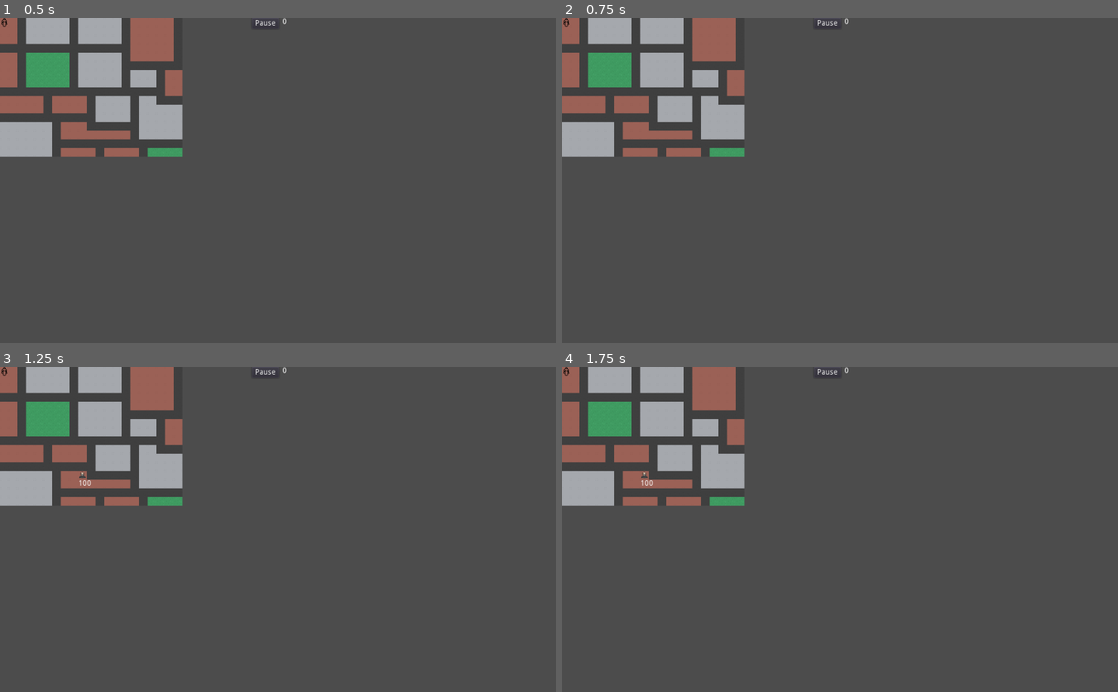
Above: before the commit, frames 1-4 (two rows, left to right).
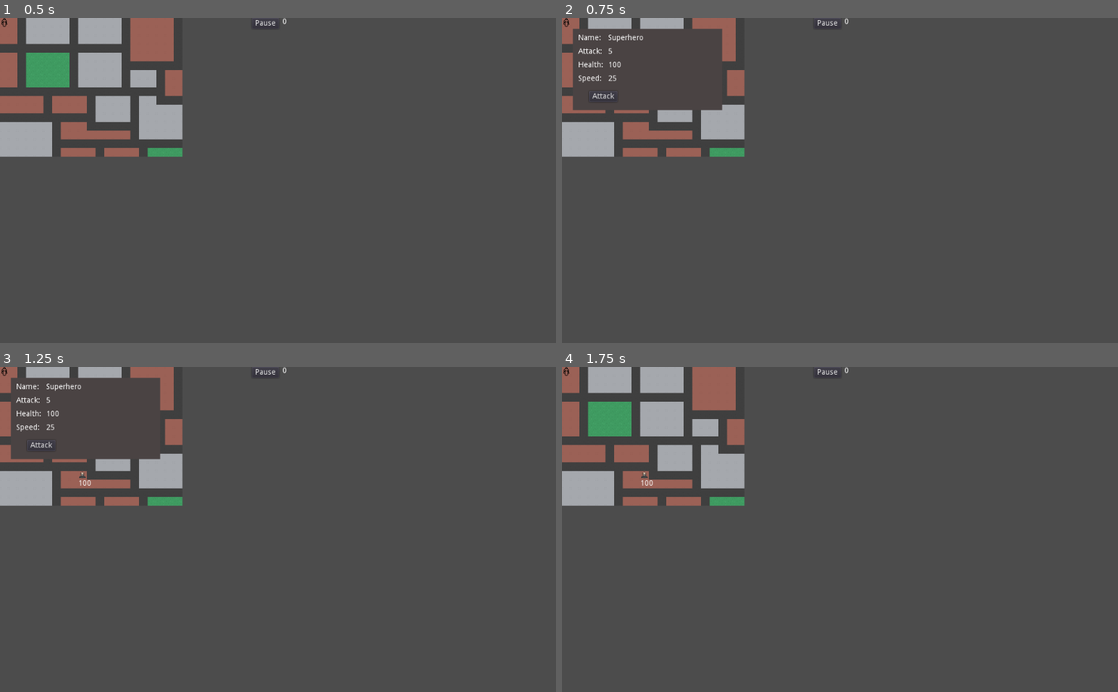
Above: after the commit, the same moments.

Repository: rachd/superhero-dispatcher
Game: Godot game, scene res://Main.tscn
The game is run twice, just before and just after one commit, with the same random seed, the same clock (stepped at 60 frames per second) and the same inputs.
Inputs (mouse positions are in pixels of both pictures, inside the frame that each line leads up to):
- Up to frame 1 (0.5 s): no input
- Up to frame 2 (0.75 s): tap Enter at 0.5 s; move the mouse to (567, 21) at 0.52 s; click (567, 21) at 0.67 s
- Up to frame 3 (1.25 s): no input
- Up to frame 4 (1.75 s): click (600, 445) at 1.25 s, where only the run after the commit has a clickable "Attack"

Frame 1 is identical in both runs. In frame 2, 4.6% of the frame differs, in the area x 1-29%, y 3-29%; in frame 3, 4.6%; in frame 4, nothing differs.

Commit message:
show info panel

Diff:
--- a/Hero.gd
+++ b/Hero.gd
@@ -3,6 +3,9 @@
 var direction : Vector2 = Vector2.ZERO
 var speed = 25
 var target_position: Vector2
+
+var info_panel_scene = preload("res://HeroPanel.tscn")
+var info_panel
 
 signal hero_selected(hero)
 
@@ -13,6 +16,28 @@
 		speed = 25
 
 func on_click():
+	info_panel = info_panel_scene.instance()
+	var panel_size = info_panel.get_size()
+	if position.x < panel_size.x:
+		info_panel.position.x = 20
+	else:
+		info_panel.position.x = position.x - 50
+	if position.y < panel_size.y:
+		info_panel.position.y = 20
+	else:
+		info_panel.position.y = position.y - 160
+	info_panel.set_speed(speed)
+	info_panel.set_health(100)
+	info_panel.set_attack(5)
+	info_panel.set_name("Superhero")
+	add_child(info_panel)
+
+func close_info_panel():
+	remove_child(info_panel)
+
+func on_attack_button_pressed():
+	print("clicked")
+	close_info_panel()
 	emit_signal("hero_selected", self)
 
 func _ready():
--- a/Hero.tscn
+++ b/Hero.tscn
@@ -1,27 +1,27 @@
 [gd_scene load_steps=5 format=2]
 
-[ext_resource path="res://assets/superhero.png" type="Texture" id=1]
-[ext_resource path="res://Hero.gd" type="Script" id=2]
+[ext_resource path="res://Hero.gd" type="Script" id=1]
+[ext_resource path="res://assets/superhero.png" type="Texture" id=2]
 [ext_resource path="res://ClickHandler.gd" type="Script" id=3]
 
-[sub_resource type="RectangleShape2D" id=2]
+[sub_resource type="RectangleShape2D" id=1]
 extents = Vector2( 8, 8 )
 
 [node name="Hero" type="KinematicBody2D"]
-script = ExtResource( 2 )
+script = ExtResource( 1 )
 
 [node name="Sprite" type="Sprite" parent="."]
 position = Vector2( 8, 8 )
 scale = Vector2( 0.03125, 0.03125 )
-texture = ExtResource( 1 )
+texture = ExtResource( 2 )
 
 [node name="CollisionShape2D" type="CollisionShape2D" parent="."]
 position = Vector2( 8, 8 )
-shape = SubResource( 2 )
+shape = SubResource( 1 )
 
 [node name="Area2D" type="Area2D" parent="."]
 script = ExtResource( 3 )
 
 [node name="CollisionShape2D2" type="CollisionShape2D" parent="Area2D"]
 position = Vector2( 8, 8 )
-shape = SubResource( 2 )
+shape = SubResource( 1 )
--- /dev/null
+++ b/HeroPanel.tscn
@@ -0,0 +1,71 @@
+[gd_scene load_steps=2 format=2]
+
+[ext_resource path="res://InfoPanel.gd" type="Script" id=1]
+
+[node name="Node2D" type="Node2D"]
+script = ExtResource( 1 )
+
+[node name="ColorRect" type="ColorRect" parent="."]
+margin_right = 275.0
+margin_bottom = 150.0
+color = Color( 0.294118, 0.266667, 0.266667, 1 )
+
+[node name="NameLabel" type="Label" parent="."]
+margin_left = 10.0
+margin_top = 10.0
+margin_right = 60.0
+margin_bottom = 30.0
+text = "Name:"
+
+[node name="AttackLabel" type="Label" parent="."]
+margin_left = 10.0
+margin_top = 35.0
+margin_right = 60.0
+margin_bottom = 55.0
+text = "Attack:"
+
+[node name="HealthLabel" type="Label" parent="."]
+margin_left = 10.0
+margin_top = 60.0
+margin_right = 60.0
+margin_bottom = 80.0
+text = "Health:"
+
+[node name="SpeedLabel" type="Label" parent="."]
+margin_left = 10.0
+margin_top = 85.0
+margin_right = 60.0
+margin_bottom = 105.0
+text = "Speed:"
+
+[node name="NameValue" type="Label" parent="."]
+margin_left = 65.0
+margin_top = 10.0
+margin_right = 265.0
+margin_bottom = 30.0
+
+[node name="AttackValue" type="Label" parent="."]
+margin_left = 65.0
+margin_top = 35.0
+margin_right = 265.0
+margin_bottom = 55.0
+
+[node name="HealthValue" type="Label" parent="."]
+margin_left = 65.0
+margin_top = 60.0
+margin_right = 265.0
+margin_bottom = 80.0
+
+[node name="SpeedValue" type="Label" parent="."]
+margin_left = 65.0
+margin_top = 85.0
+margin_right = 265.0
+margin_bottom = 105.0
+
+[node name="AttackButton" type="Button" parent="."]
+margin_left = 30.0
+margin_top = 115.0
+margin_right = 82.0
+margin_bottom = 135.0
+text = "Attack"
+[connection signal="pressed" from="AttackButton" to="." method="_on_AttackButton_pressed"]
--- /dev/null
+++ b/InfoPanel.gd
@@ -0,0 +1,26 @@
+extends Node2D
+
+func set_name(name):
+	$NameValue.text = name
+
+func set_attack(attack):
+	$AttackValue.text = str(attack)
+
+func set_health(health):
+	$HealthValue.text = str(health)
+
+func set_speed(speed):
+	$SpeedValue.text = str(speed)
+
+func get_size():
+	return $ColorRect.get_rect().size
+
+func _input(event):
+	if event is InputEventMouseButton and event.button_index == BUTTON_LEFT and event.pressed:
+		var click_position = event.position
+		var panel_size = $ColorRect.get_rect().size
+		if not (click_position.x >= position.x and click_position.x <= (position.x + panel_size.x) and click_position.y >= position.y and click_position.y <= (position.y + panel_size.y)):
+			get_parent().close_info_panel()
+
+func _on_AttackButton_pressed():
+	get_parent().on_attack_button_pressed()
--- a/Main.tscn
+++ b/Main.tscn
@@ -1,20 +1,20 @@
 [gd_scene load_steps=6 format=2]
 
 [ext_resource path="res://Main.gd" type="Script" id=1]
-[ext_resource path="res://Hud.tscn" type="PackedScene" id=2]
-[ext_resource path="res://VillainSpawner.tscn" type="PackedScene" id=3]
-[ext_resource path="res://Town.tscn" type="PackedScene" id=4]
+[ext_resource path="res://Town.tscn" type="PackedScene" id=2]
+[ext_resource path="res://Hud.tscn" type="PackedScene" id=3]
+[ext_resource path="res://VillainSpawner.tscn" type="PackedScene" id=4]
 [ext_resource path="res://Hero.tscn" type="PackedScene" id=5]
 
 [node name="Main" type="Node"]
 script = ExtResource( 1 )
 
-[node name="TownTileMap" parent="." instance=ExtResource( 4 )]
+[node name="TownTileMap" parent="." instance=ExtResource( 2 )]
 tile_data = PoolIntArray( 0, 0, 0, 1, 0, 0, 2, 3, 0, 3, 1, 0, 4, 1, 0, 5, 1, 0, 6, 1, 0, 7, 1, 0, 8, 3, 0, 9, 1, 0, 10, …(4496 unchanged characters)…
 
-[node name="HUD" parent="." instance=ExtResource( 2 )]
+[node name="HUD" parent="." instance=ExtResource( 3 )]
 
-[node name="VillainSpawner" parent="." instance=ExtResource( 3 )]
+[node name="VillainSpawner" parent="." instance=ExtResource( 4 )]
 
 [node name="Hero" parent="." instance=ExtResource( 5 )]
 [connection signal="pause_game" from="HUD" to="." method="_on_HUD_pause_game"]
--- a/project.godot
+++ b/project.godot
@@ -17,6 +17,7 @@
 
 config/name="SuperheroDispatcher"
 run/main_scene="res://Main.tscn"
+config/icon="res://icon.png"
 
 [rendering]
 
